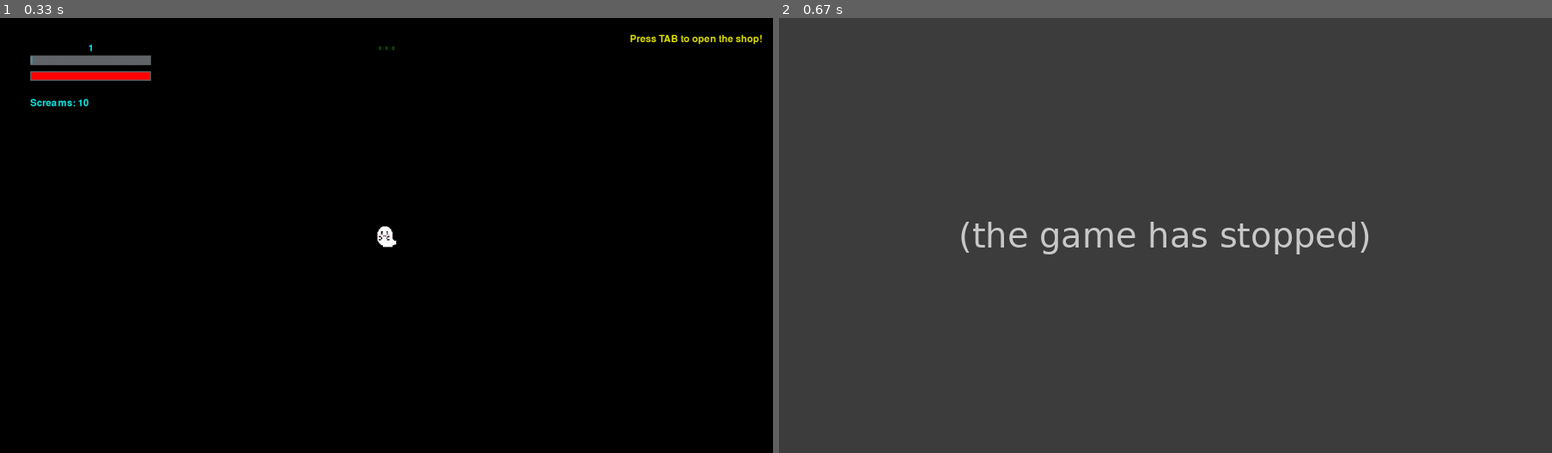
Above: before the commit, frames 1-2 (left to right).
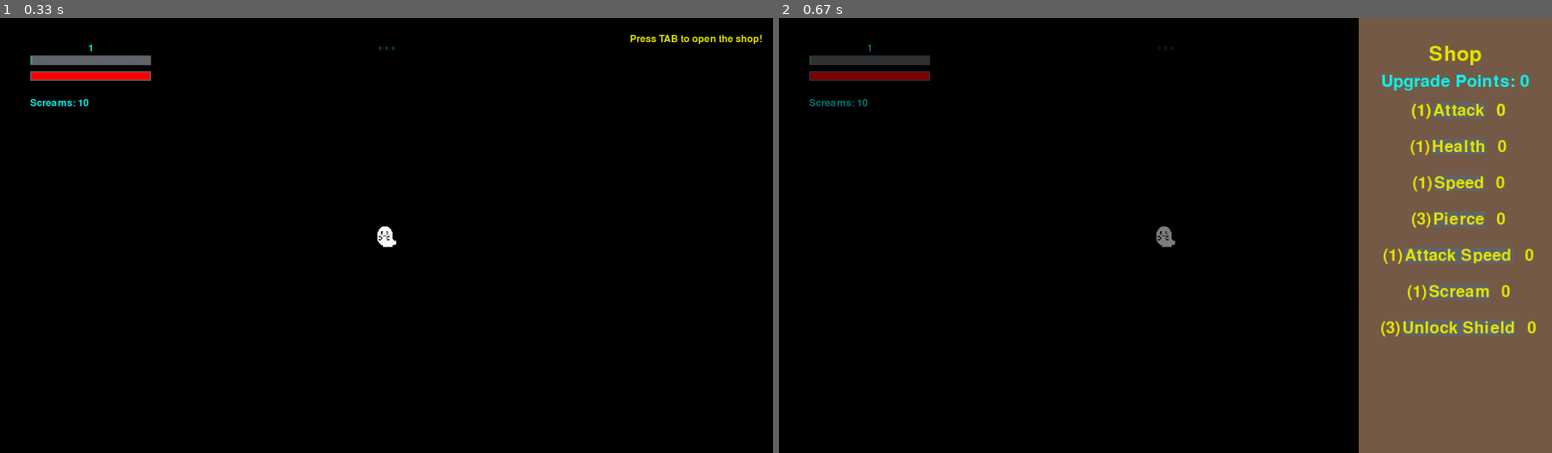
Above: after the commit, the same moments.

Repository: gamingkitty/Pygame-Projects
Game: pygame game, started from games/ghostGame/main_ghost_game.py
Same seed, same stepped clock (60 frames per second), same inputs: the game is played once before the commit and once after it.
Inputs:
- Up to frame 1 (0.33 s): no input
- Up to frame 2 (0.67 s): tap Tab at 0.33 s

Frame 1 is identical in both runs. In frame 2, 100% of the frame differs, in the area x 0-100%, y 0-100%.
Error before the commit: AttributeError: 'ShopItem' object has no attribute 'screen_scalar' (shopitem.py line 45); the game stopped at 0.35 s (later frames are placeholders)

Commit message:
fixed spelling mistake

Diff:
--- a/games/ghostGame/shopitem.py
+++ b/games/ghostGame/shopitem.py
@@ -42,9 +42,9 @@
 
     def load(self, SCREEN):
         self.button.load(SCREEN)
-        draw_text(str(self.bought), self.text_color, self.font_size, self.location[0] + int(40 * self.screen_scalar) + self.size[0]/2, self.location[1], SCREEN)
+        draw_text(str(self.bought), self.text_color, self.font_size, self.location[0] + int(40 * self.screen_scaler) + self.size[0]/2, self.location[1], SCREEN)
         if not self.maxed:
-            draw_text("(" + str(self.price) + ")", self.text_color, self.font_size, self.location[0] - int(30 * self.screen_scalar) - self.size[0]/2, self.location[1], SCREEN)
+            draw_text("(" + str(self.price) + ")", self.text_color, self.font_size, self.location[0] - int(30 * self.screen_scaler) - self.size[0]/2, self.location[1], SCREEN)
 
     def buy(self, player):
         if self.upgrade_type == "hp":
